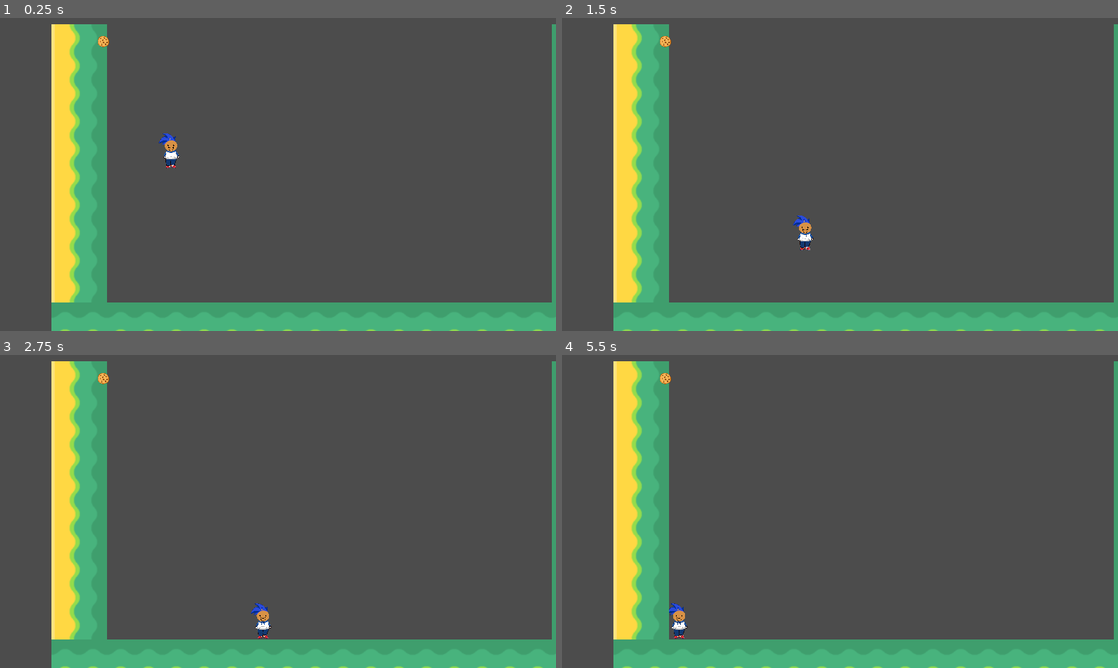
Above: before the commit, frames 1-4 (two rows, left to right).
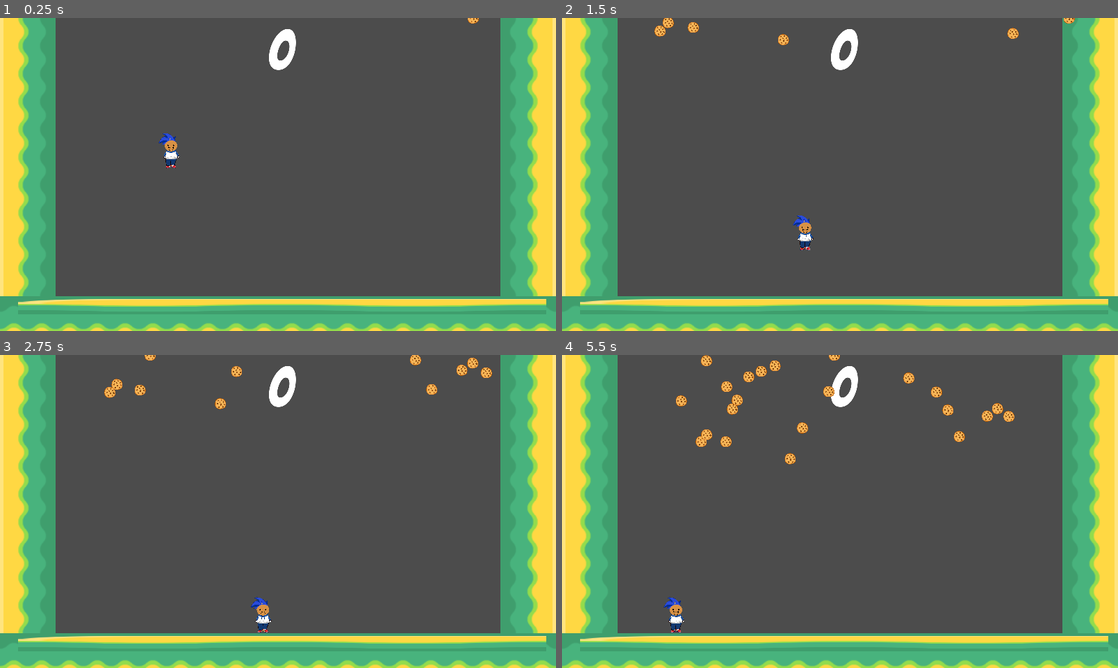
Above: after the commit, the same moments.

Repository: josiahlaster/Zuri-s-game
Game: Godot game, scene res://Area.tscn
Two runs of this game, one before a commit and one after it. Both use one fixed random seed, a clock stepped at 60 frames per second and the inputs below.
Inputs:
- Up to frame 1 (0.25 s): no input
- Up to frame 2 (1.5 s): hold D (move_right) 0.53-1.28 s; hold A (move_left) from 1.28 s (still down)
- Up to frame 3 (2.75 s): release A (move_left) at 2.03 s; hold D (move_right) from 2.03 s (still down)
- Up to frame 4 (5.5 s): release D (move_right) at 3.53 s; hold A (move_left) from 3.53 s (still down)

The runs differ from the first frame. In frame 1, 31% of the frame differs, in the area x 0-100%, y 0-100%; in frame 2, 32%; in frame 3, 32%; in frame 4, 33%.

Commit message:
Add files via upload
found the completed game files (2022)

Diff:
--- a/test/Area.gd
+++ b/test/Area.gd
@@ -1,9 +1,13 @@
 extends Node2D
 
+var ground = preload("res://ground.tscn")
 var cookie = preload("res://cookie.tscn")
+#var ground = preload("res://ground.tscn")
+
 
 func _ready():
-  Global.node_creation_parent = self
+	Global.node_creation_parent = self
+
 
 
 
@@ -13,10 +17,10 @@
 
 
 func _on_cookie_spawn_timer_timeout():
-	var cookie_position =  Vector2(rand_range(-160,670),rand_range(-90, 390))
+	var cookie_position =  Vector2(rand_range(60,600),rand_range(0, 0))
 
-	while cookie_position.x < 640 and cookie_position.x > -80 or cookie_position.y < 360 and cookie_position.y > -45:
-		cookie_position =  Vector2(rand_range(-160,670),rand_range(-90, 390))
+	while cookie_position.x < 200 and cookie_position.x > -80 and cookie_position.y < 0 and cookie_position.y > 0:
+		cookie_position =  Vector2(rand_range(3,600),rand_range(0, 0))
 
 
-	Global.instance_node(cookie, cookie_position, self)
+	Global.instance_node(cookie, cookie_position,self)
--- a/test/Area.tscn
+++ b/test/Area.tscn
@@ -1,12 +1,13 @@
-[gd_scene load_steps=17 format=2]
+[gd_scene load_steps=19 format=2]
 
 [ext_resource path="res://Area.gd" type="Script" id=1]
 [ext_resource path="res://Player.tscn" type="PackedScene" id=2]
 [ext_resource path="res://tileYellow_06.png" type="Texture" id=3]
 [ext_resource path="res://tileYellow_07.png" type="Texture" id=4]
 [ext_resource path="res://tileYellow_05.png" type="Texture" id=5]
-[ext_resource path="res://cookie.tscn" type="PackedScene" id=6]
-[ext_resource path="res://spawner.gd" type="Script" id=7]
+[ext_resource path="res://Font.ttf" type="DynamicFontData" id=6]
+[ext_resource path="res://ground.tscn" type="PackedScene" id=8]
+[ext_resource path="res://Score.gd" type="Script" id=9]
 
 [sub_resource type="ConvexPolygonShape2D" id=1]
 points = PoolVector2Array( 0, 0, 64, 0, 64, 64, 0, 64 )
@@ -127,6 +128,11 @@
 } ]
 2/z_index = 0
 
+[sub_resource type="DynamicFont" id=10]
+size = 128
+use_filter = true
+font_data = ExtResource( 6 )
+
 [node name="Area" type="Node2D"]
 script = ExtResource( 1 )
 
@@ -134,22 +140,34 @@
 position = Vector2( 197, 135 )
 
 [node name="TileMap" type="TileMap" parent="."]
-position = Vector2( 59, 7 )
 tile_set = SubResource( 4 )
 format = 1
 tile_data = PoolIntArray( 0, -1073741823, 0, 9, -1610612735, 0, 65536, -1073741823, 0, 65545, -1610612735, 0, 131072, - …(365 unchanged characters)…
 
-[node name="spawner" type="Node2D" parent="."]
-position = Vector2( 270, -92 )
-script = ExtResource( 7 )
+[node name="Node2D" type="Node2D" parent="."]
 
-[node name="cookie_spawn_timer" type="Timer" parent="spawner"]
+[node name="Control" type="Control" parent="Node2D"]
+margin_right = 640.0
+margin_bottom = 360.0
+
+[node name="Score" type="Label" parent="Node2D/Control"]
+margin_left = 71.0
+margin_top = 1.0
+margin_right = 1076.0
+margin_bottom = 146.0
+rect_scale = Vector2( 0.5, 0.5 )
+custom_fonts/font = SubResource( 10 )
+text = "100"
+align = 1
+valign = 1
+script = ExtResource( 9 )
+
+[node name="cookie_spawn_timer" type="Timer" parent="."]
 wait_time = 0.25
 autostart = true
 
-[node name="cookie" parent="." instance=ExtResource( 6 )]
-position = Vector2( 119, 27 )
-script = ExtResource( 7 )
+[node name="ground" parent="." instance=ExtResource( 8 )]
+position = Vector2( 325, 332 )
+scale = Vector2( 9.5, 0.28125 )
 
-[connection signal="timeout" from="spawner/cookie_spawn_timer" to="." method="_on_cookie_spawn_timer_timeout"]
-[connection signal="timeout" from="spawner/cookie_spawn_timer" to="spawner" method="_on_cookie_spawn_timer_timeout"]
+[connection signal="timeout" from="cookie_spawn_timer" to="." method="_on_cookie_spawn_timer_timeout"]
--- a/test/Global.gd
+++ b/test/Global.gd
@@ -1,6 +1,9 @@
 extends Node
 
 var node_creation_parent = null
+var cookie = "res://cookie.tscn"
+var Keith = null
+var points = 0
 
 func instance_node(node, location, paremt):
 	var node_instance = node.instance()
--- /dev/null
+++ b/test/Keith.gd
@@ -0,0 +1 @@
+extends Sprite
--- a/test/Player.gd
+++ b/test/Player.gd
@@ -6,6 +6,12 @@
 
 
 
+func _ready():
+	Global.Keith = self
+
+func _exit_tree():
+	Global.Keith = null
+
 func _process(delta):
 	velocity.x = int(Input.is_action_pressed("move_right")) - int(Input.is_action_pressed("move_left"))
 
--- a/test/Player.tscn
+++ b/test/Player.tscn
@@ -1,7 +1,10 @@
-[gd_scene load_steps=4 format=2]
+[gd_scene load_steps=5 format=2]
 
 [ext_resource path="res://Player.gd" type="Script" id=1]
 [ext_resource path="res://keith.png" type="Texture" id=2]
+
+[sub_resource type="CapsuleShape2D" id=2]
+radius = 11.0
 
 [sub_resource type="CapsuleShape2D" id=1]
 radius = 11.0
@@ -9,10 +12,17 @@
 [node name="Player" type="KinematicBody2D"]
 script = ExtResource( 1 )
 
-[node name="Sprite" type="Sprite" parent="."]
+[node name="CollisionShape2D" type="CollisionShape2D" parent="."]
+position = Vector2( -1, 0 )
+shape = SubResource( 2 )
+
+[node name="Keith" type="Sprite" parent="."]
 scale = Vector2( 0.01, 0.01 )
 texture = ExtResource( 2 )
 
-[node name="CollisionShape2D" type="CollisionShape2D" parent="."]
-position = Vector2( -1, 0 )
+[node name="Hitbox" type="Area2D" parent="Keith"]
+
+[node name="CollisionShape2D" type="CollisionShape2D" parent="Keith/Hitbox"]
+position = Vector2( -100, 0 )
+scale = Vector2( 100, 100 )
 shape = SubResource( 1 )
--- /dev/null
+++ b/test/Score.gd
@@ -0,0 +1,4 @@
+extends Label
+
+func _process(delta):
+	text = str(Global.points)
--- /dev/null
+++ b/test/cookie.gd
@@ -0,0 +1,22 @@
+extends KinematicBody2D
+
+var speed = 25
+var cookie = "res://cookie.tscn"
+var velocity = Vector2()
+var hp = 1
+
+func _process(delta):
+	if Global.Keith !=null:
+		velocity = global_position.direction_to(Global.Keith.global_position)
+
+	global_position += velocity * speed * delta
+
+	if hp <= 0:
+		Global.points += 10
+		queue_free()
+
+func _on_Hitbox_area_entered(area):
+	if area.is_in_group("Cookie_collider"):
+		#modulate = Color.white
+		hp -= 1
+		area.get_parent().get_parent().queue_free()
--- a/test/cookie.tscn
+++ b/test/cookie.tscn
@@ -1,6 +1,7 @@
-[gd_scene load_steps=3 format=2]
+[gd_scene load_steps=4 format=2]
 
 [ext_resource path="res://cookie.png" type="Texture" id=1]
+[ext_resource path="res://cookie.gd" type="Script" id=2]
 
 [sub_resource type="CircleShape2D" id=1]
 radius = 6.0
@@ -8,11 +9,17 @@
 [node name="cookie" type="KinematicBody2D"]
 collision_layer = 2
 collision_mask = 2
+script = ExtResource( 2 )
 
 [node name="Sprite" type="Sprite" parent="."]
 scale = Vector2( 0.01, 0.01 )
 texture = ExtResource( 1 )
 
-[node name="CollisionShape2D" type="CollisionShape2D" parent="."]
+[node name="Hitbox" type="Area2D" parent="Sprite"]
+
+[node name="CollisionShape2D" type="CollisionShape2D" parent="Sprite/Hitbox"]
 visible = false
+scale = Vector2( 100, 100 )
 shape = SubResource( 1 )
+
+[connection signal="area_entered" from="Sprite/Hitbox" to="." method="_on_Hitbox_area_entered"]
--- /dev/null
+++ b/test/ground.tscn
@@ -0,0 +1,8 @@
+[gd_scene load_steps=2 format=2]
+
+[ext_resource path="res://tileYellow_05.png" type="Texture" id=1]
+
+[node name="ground" type="Sprite"]
+position = Vector2( 31, 11 )
+scale = Vector2( 0.921875, 0.15625 )
+texture = ExtResource( 1 )
Binary file added: test/Font.ttf
